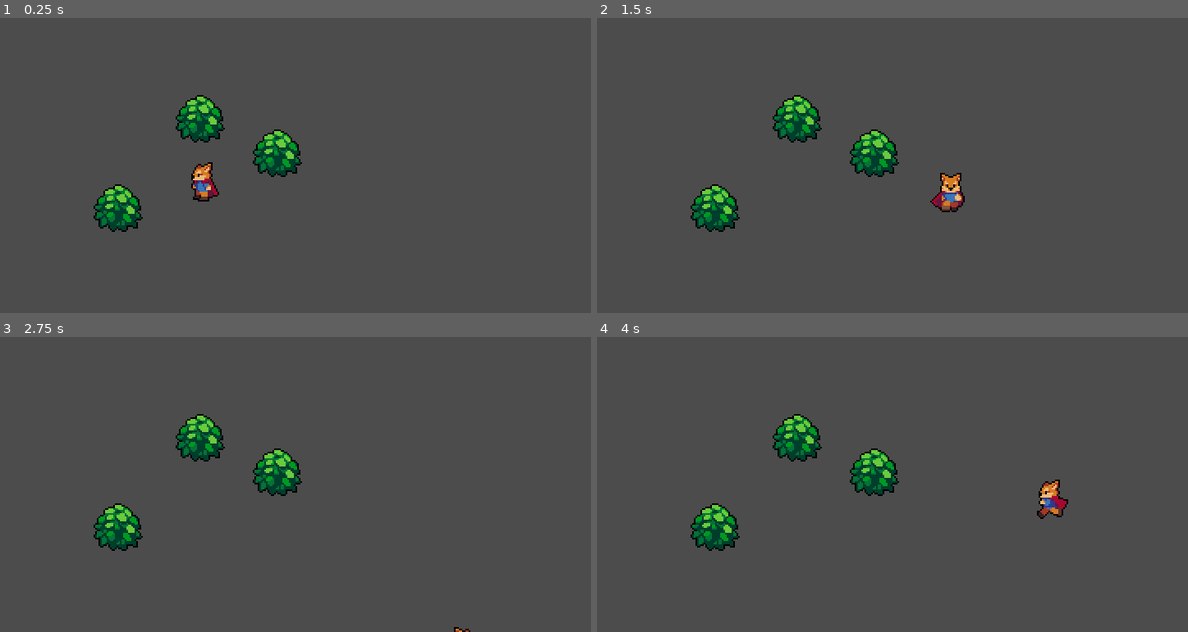
Above: before the commit, frames 1-4 (two rows, left to right).
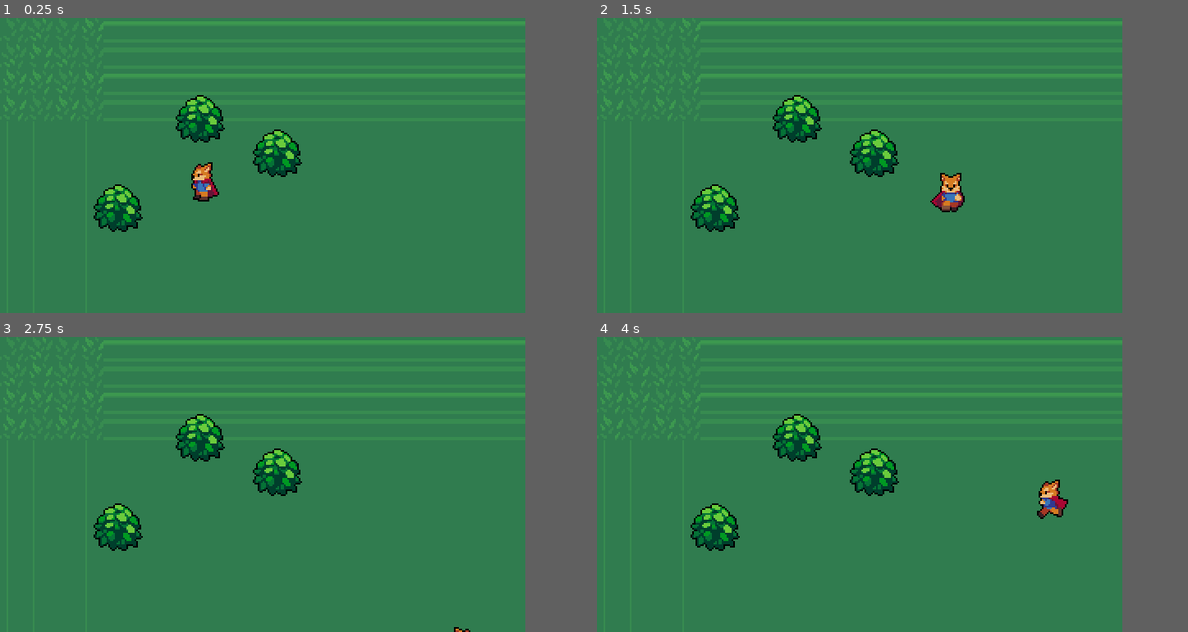
Above: after the commit, the same moments.

Repository: Valac01/action-rpg
Game: Godot game, scene res://world.tscn
The game is run twice, just before and just after one commit, with the same random seed, the same clock (stepped at 60 frames per second) and the same inputs.
Inputs:
- Up to frame 1 (0.25 s): no input
- Up to frame 2 (1.5 s): tap Enter at 0.5 s; hold Right (ui_right) 0.53-1.28 s; hold Down (ui_down) from 1.28 s (still down)
- Up to frame 3 (2.75 s): release Down (ui_down) at 2.03 s; hold Right (ui_right) from 2.03 s (still down)
- Up to frame 4 (4 s): tap Space at 2.75 s; release Right (ui_right) at 2.78 s; hold Up (ui_up) 2.78-3.53 s; hold Left (ui_left) from 3.53 s (still down)
In our replay, the window is 720x360 before the commit and 640x360 after it. These sizes can differ from the game's own. Grey fills any space a smaller window leaves; there, only what the larger window draws over its background counts as a difference.

The runs differ from the first frame. In frame 1, 86% of the frame differs, in the area x 0-89%, y 0-100%; in frame 2, 86%; in frame 3, 86%; in frame 4, 86%.

Commit message:
Fixed Sreen size
Screen Size was not properly set to aspect ratio of 16:9

Diff:
--- a/project.godot
+++ b/project.godot
@@ -21,7 +21,7 @@
 
 [display]
 
-window/size/width=360
+window/size/width=320
 window/size/height=180
 window/size/test_width=1280
 window/size/test_height=720
--- a/world.tscn
+++ b/world.tscn
@@ -1,9 +1,16 @@
-[gd_scene load_steps=3 format=2]
+[gd_scene load_steps=4 format=2]
 
 [ext_resource path="res://Player/player.tscn" type="PackedScene" id=1]
 [ext_resource path="res://World/bush.tscn" type="PackedScene" id=2]
+[ext_resource path="res://World/GrassBackground.png" type="Texture" id=3]
 
 [node name="world" type="Node2D"]
+
+[node name="background" type="Sprite" parent="."]
+texture = ExtResource( 3 )
+centered = false
+region_enabled = true
+region_rect = Rect2( 0, 0, 320, 180 )
 
 [node name="YSort" type="YSort" parent="."]
 
